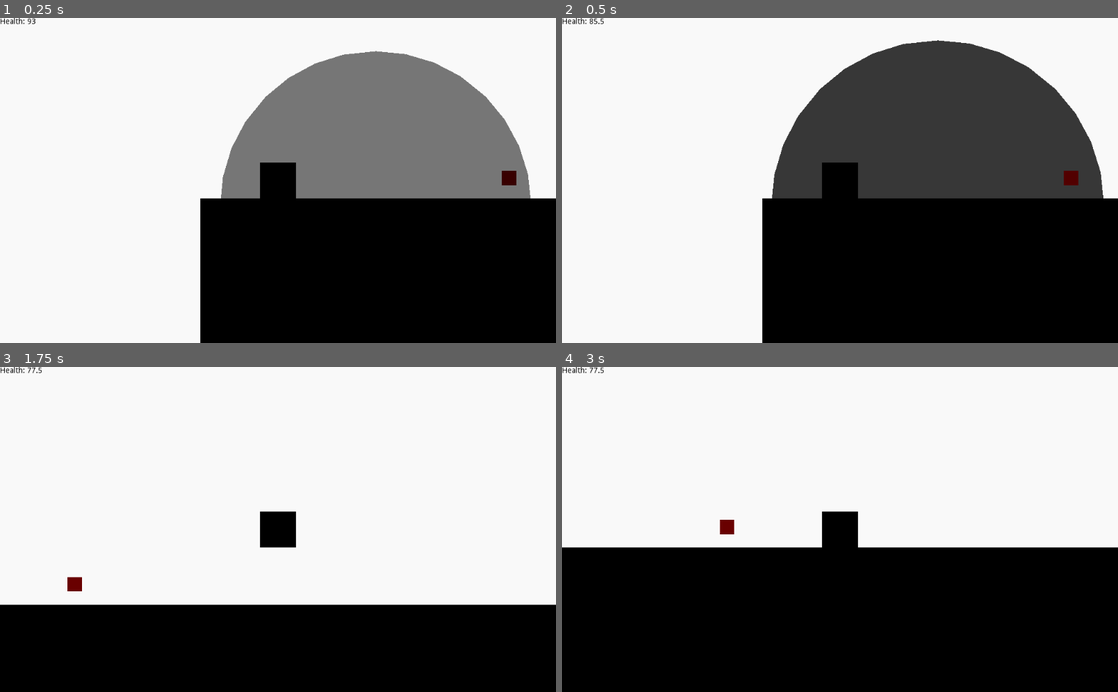
Above: before the commit, frames 1-4 (two rows, left to right).
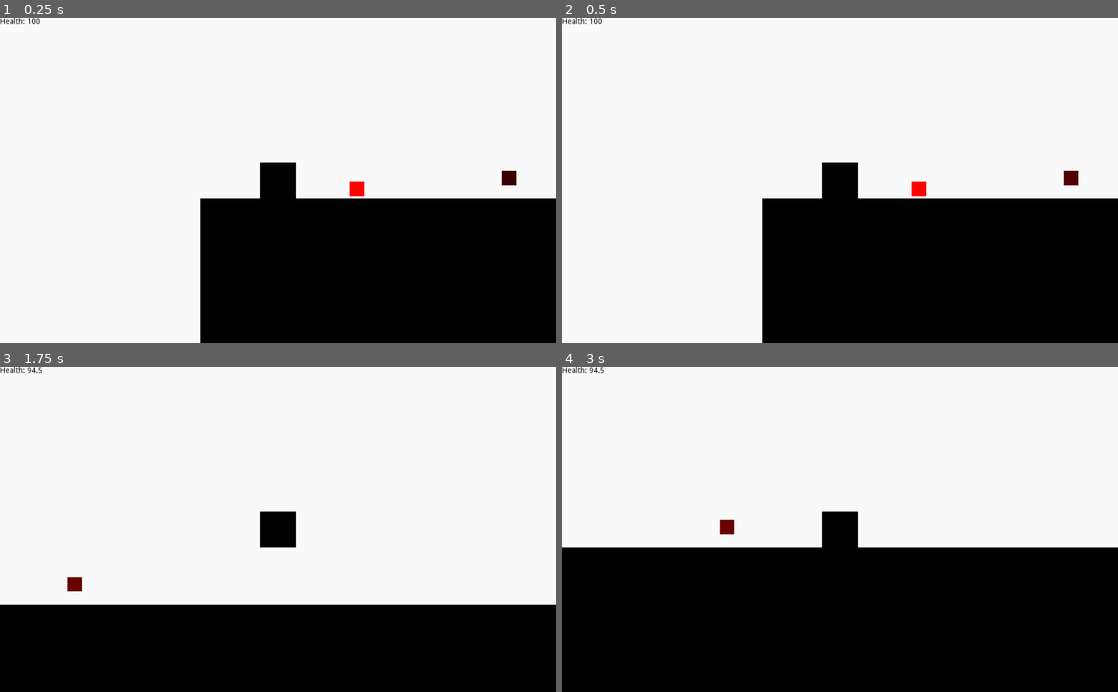
Above: after the commit, the same moments.

Repository: RavenJFelix/Square
Game: Godot game, scene res://testLevel/test.tscn
Two runs of this game, one before a commit and one after it. Both use one fixed random seed, a clock stepped at 60 frames per second and the inputs below. This scene is started directly instead of the project's main scene.
Inputs:
- Up to frame 1 (0.25 s): no input
- Up to frame 2 (0.5 s): no input
- Up to frame 3 (1.75 s): hold Right (ui_right) from 0.53 s (still down); tap Up (ui_up) at 0.77, 1.52 s
- Up to frame 4 (3 s): release Right (ui_right) at 2.03 s; hold Left (ui_left) 2.03-2.78 s; hold Right (ui_right) from 2.78 s (still down)

The runs differ from the first frame. In frame 1, 19% of the frame differs, in the area x 5-96%, y 0-56%; in frame 2, 22%, in the area x 5-98%, y 0-56%; in frame 3, less than 0.1%; in frame 4, less than 0.1%.

Commit message:
Improve explosion

Diff:
--- a/effects/explosion/explosion.gd
+++ b/effects/explosion/explosion.gd
@@ -2,8 +2,8 @@
 
 enum MODE {end_color, fade}
 export var damage = .5
-export var color_change_speed = 0.05
-export var growth_rate = 1
+export var color_change_speed = 0.1
+export var growth_rate = 3
 export var start_color = Color()
 export var end_color = Color()
 var current_color = Color()
@@ -41,7 +41,8 @@
 				target_color = Color(target_color.r, target_color.g, target_color.b, 0)
 				mode = MODE.fade
 			MODE.fade:
-				queue_free()
+				if (colors_are_equal(current_color, target_color, 0.1)):
+					queue_free()
 
 
 func colors_are_equal(color1, color2, epsilon):
--- a/effects/explosion/explosion.tscn
+++ b/effects/explosion/explosion.tscn
@@ -7,7 +7,8 @@
 
 [node name="explosion" type="Area2D"]
 script = ExtResource( 1 )
-start_color = Color( 1, 1, 1, 1 )
+start_color = Color( 0, 0, 0, 0.627451 )
+end_color = Color( 1, 1, 1, 0.607843 )
 
 [node name="CollisionShape2D" type="CollisionShape2D" parent="."]
 light_mask = 0
--- a/testLevel/test.tscn
+++ b/testLevel/test.tscn
@@ -1,22 +1,22 @@
 [gd_scene load_steps=5 format=2]
 
-[ext_resource path="res://effects/explosion/explosion.tscn" type="PackedScene" id=1]
-[ext_resource path="res://map/basicPlatform.tscn" type="PackedScene" id=2]
-[ext_resource path="res://entity/pc/player/player.tscn" type="PackedScene" id=3]
-[ext_resource path="res://map/hazard/hurt-block/hurt-block.tscn" type="PackedScene" id=4]
+[ext_resource path="res://map/basicPlatform.tscn" type="PackedScene" id=1]
+[ext_resource path="res://entity/pc/player/player.tscn" type="PackedScene" id=2]
+[ext_resource path="res://map/hazard/hurt-block/hurt-block.tscn" type="PackedScene" id=3]
+[ext_resource path="res://map/hazard/basic-mine/basic-mine.tscn" type="PackedScene" id=4]
 
 [node name="Node2D" type="Node2D"]
 
-[node name="explosion" parent="." instance=ExtResource( 1 )]
-position = Vector2( 110.502, 69.8126 )
-
-[node name="Polygon2D" parent="." instance=ExtResource( 2 )]
+[node name="Polygon2D" parent="." instance=ExtResource( 1 )]
 position = Vector2( 1177.81, 255.995 )
 scale = Vector2( 119.918, 12.7383 )
 
-[node name="KinematicBody2D" parent="." instance=ExtResource( 3 )]
+[node name="KinematicBody2D" parent="." instance=ExtResource( 2 )]
 position = Vector2( 85.9928, 89.5736 )
 
-[node name="HurtPlatform" parent="." instance=ExtResource( 4 )]
+[node name="HurtPlatform" parent="." instance=ExtResource( 3 )]
 position = Vector2( 405.02, 100.395 )
 regular_color = Color( 0.411765, 0, 0, 1 )
+
+[node name="HurtPlatform2" parent="." instance=ExtResource( 4 )]
+position = Vector2( 194.93, 115.318 )
